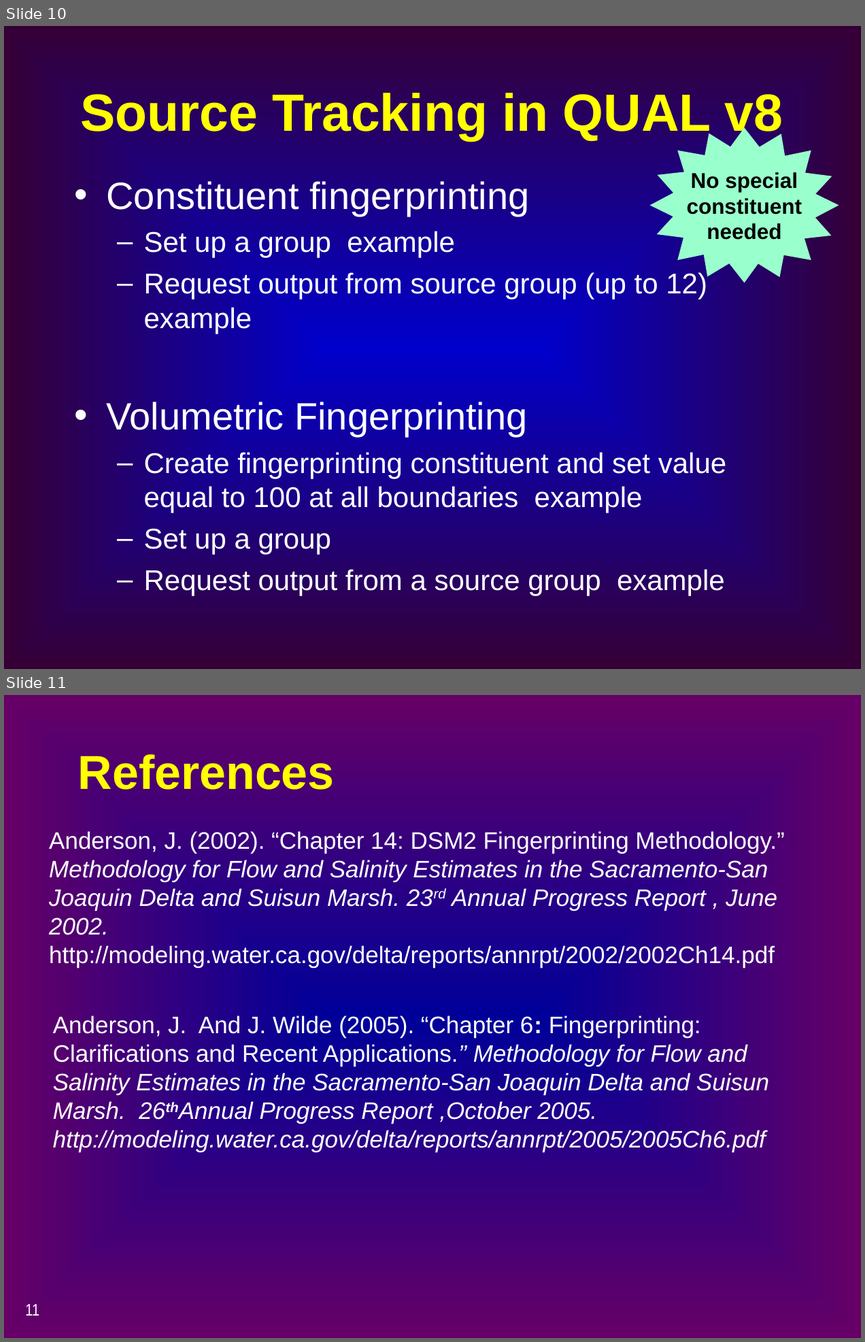
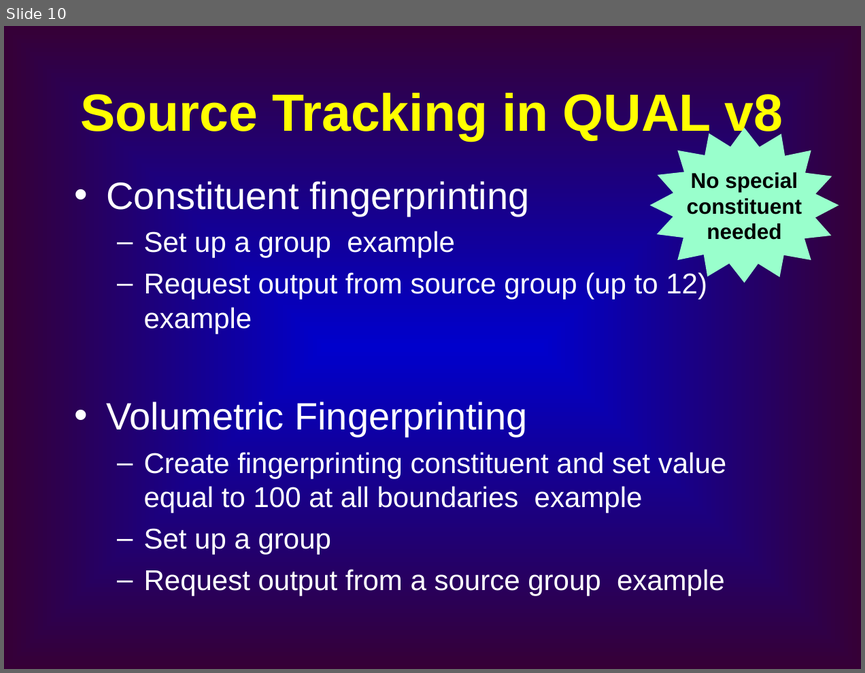
Before and after one commit to CADWRDeltaModeling/dsm2, a slide deck: dsm2/presentations/Source_Tracking.ppt. Shown one above the other, each under a label of ours: slides 10 and 11 before the commit, slide 10 after it. The pictures are 865x1342 and 865x673 pixels, drawn with LibreOffice and Linux fonts; fonts in the diff are those of the drawing. Boxes give left, top, right and bottom in pixels: in the first picture for what was removed or moved away, otherwise in the second. Text is boxed around its words. In the diff, an @@ line names an element or a change of style, - is before the commit and + after.

```diff
--- a/dsm2/presentations/Source_Tracking.ppt
+++ b/dsm2/presentations/Source_Tracking.ppt
@@ slide 11 removed at (4, 695, 861, 1338), background gradient #000099 to #660066 @@
@@ title removed at (78, 754, 334, 790) @@
-References
@@ text removed at (49, 831, 784, 967) @@
-Anderson, J. (2002). “Chapter 14: DSM2 Fingerprinting Methodology.” Methodology for Flow and Salinity Estimates in the Sacramento-San Joaquin Delta and Suisun Marsh. 23rd Annual Progress Report , June 2002. http://modeling.water.ca.gov/delta/reports/annrpt/2002/2002Ch14.pdf
@@ text removed at (53, 1015, 769, 1152) @@
-Anderson, J. And J. Wilde (2005). “Chapter 6: Fingerprinting: Clarifications and Recent Applications.” Methodology for Flow and Salinity Estimates in the Sacramento-San Joaquin Delta and Suisun Marsh. 26thAnnual Progress Report ,October 2005. http://modeling.water.ca.gov/delta/reports/annrpt/2005/2005Ch6.pdf
@@ page number removed at (25, 1304, 39, 1315) @@
-11
```
Also in this commit, not shown: 1 slide changed.
